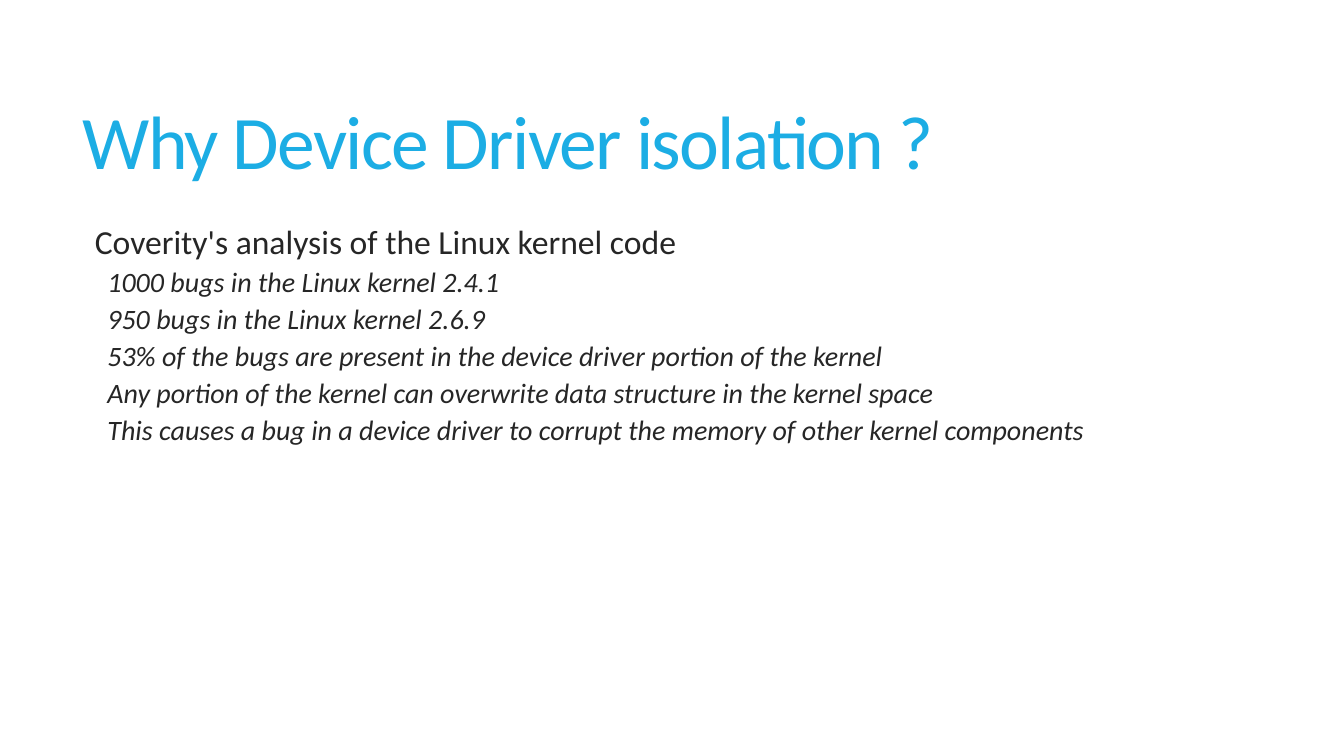
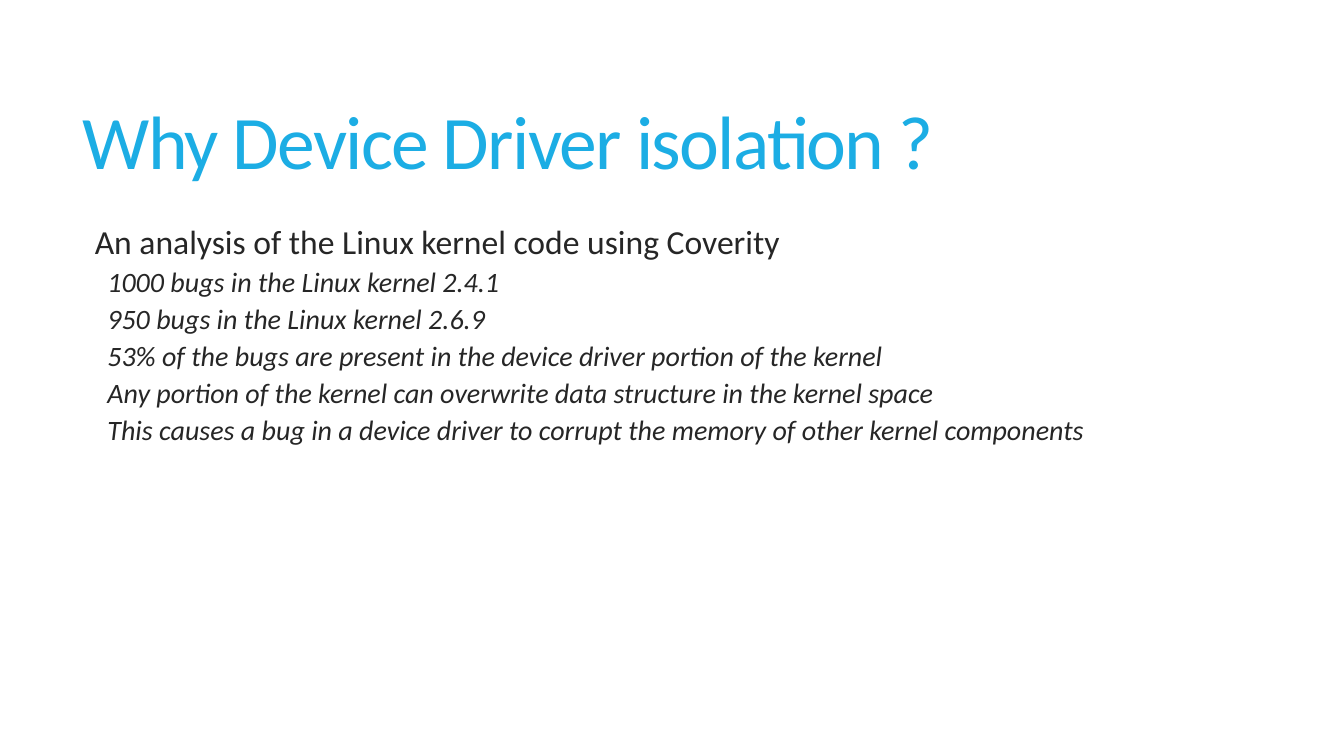
Before and after one commit to sushirol/Isolated-Driver-Domain, a slide deck: slide 4 of doc/presentation/IDDR.pptx. Drawn at 1344x756 pixels with LibreOffice and Linux fonts; fonts in the diff are those of the drawing. Boxes give left, top, right and bottom in pixels: in the first picture for what was removed or moved away, otherwise in the second. Text is boxed around its words. In the diff, an @@ line names an element or a change of style, - is before the commit and + after.

```diff
--- a/doc/presentation/IDDR.pptx
+++ b/doc/presentation/IDDR.pptx
@@ text at bbox=[95, 230, 780, 260]: text changed @@
-  Coverity's analysis of the Linux kernel code
+  An analysis of the Linux kernel code using Coverity
```
Also in this commit, not shown: 9 other slides changed, 5 slides added.
